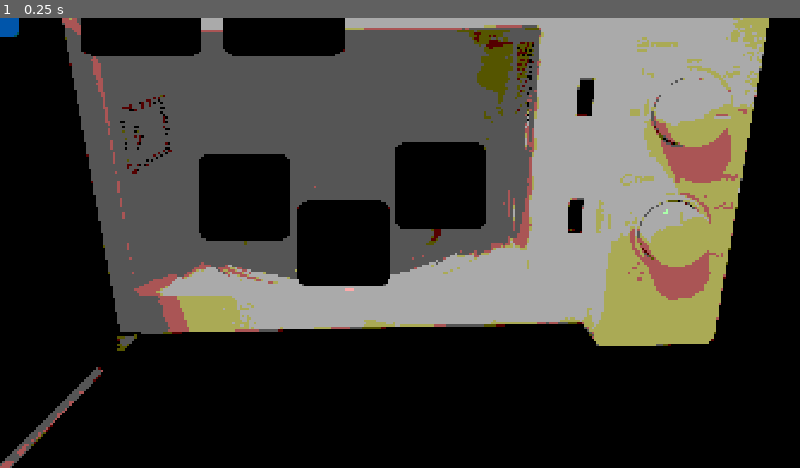
Above: before the commit, frame 1.
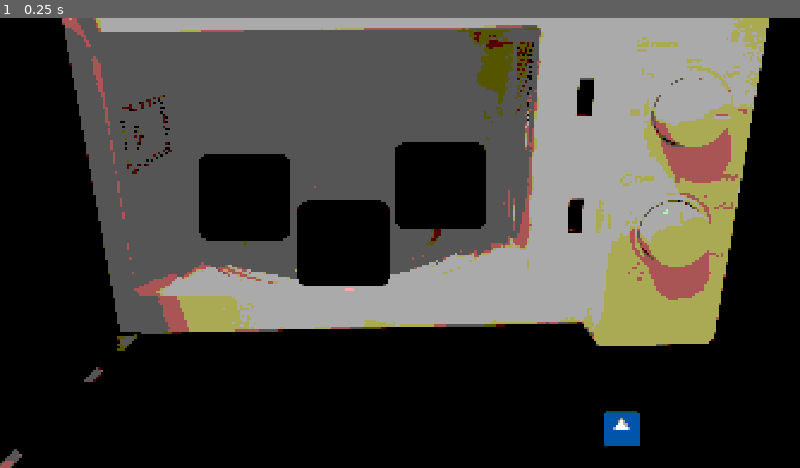
Above: after the commit, the same moment.

Repository: AnJ95/gmtk-2026
Game: Godot game, scene res://main/Main.tscn
Two runs of this game, one before a commit and one after it. Both use one fixed random seed, a clock stepped at 60 frames per second and the inputs below. This scene is started directly instead of the project's main scene. The engine's default icon, where the game draws it, is replaced by a stand-in: a white triangle on a blue panel in a dark square.
Inputs:
- Up to frame 1 (0.25 s): no input

The runs differ from the first frame. In frame 1, 3.2% of the frame differs, in the area x 0-80%, y 0-98%.

Commit message:
Add missing DragManager

Diff:
--- a/main/Main.tscn
+++ b/main/Main.tscn
@@ -1,10 +1,11 @@
-[gd_scene format=3 uid="uid://creea13bpnotj"]
+[gd_scene format=3 uid="uid://hp5bb5pnux7h"]
 
 [ext_resource type="PackedScene" uid="uid://b508p6bfv5gds" path="res://microwave/microwave.tscn" id="1_pjrb6"]
 [ext_resource type="PackedScene" uid="uid://coc74rqeklnof" path="res://shelf/shelf.tscn" id="2_xwkvk"]
 [ext_resource type="PackedScene" uid="uid://u6krxpnho2mc" path="res://timer/timer.tscn" id="3_xwkvk"]
 [ext_resource type="PackedScene" uid="uid://c46yx6w6qiej" path="res://item/item.tscn" id="4_c651c"]
 [ext_resource type="Shader" uid="uid://dsvlbrk5o15sf" path="res://post_processing.gdshader" id="5_tv7ag"]
+[ext_resource type="Script" uid="uid://betvtnl70cnxq" path="res://drag-and-drop/DragManager.gd" id="6_qtrhv"]
 
 [sub_resource type="ShaderMaterial" id="ShaderMaterial_4mnyk"]
 shader = ExtResource("5_tv7ag")
@@ -15,10 +16,12 @@
 position = Vector2(912, 542)
 
 [node name="Shelf" parent="." unique_id=1827128195 instance=ExtResource("2_xwkvk")]
+position = Vector2(185, 962)
 
 [node name="Timer" parent="." unique_id=552243422 instance=ExtResource("3_xwkvk")]
 
 [node name="Item" parent="." unique_id=1260310773 instance=ExtResource("4_c651c")]
+position = Vector2(1493, 985)
 
 [node name="post_processing" type="CanvasLayer" parent="." unique_id=1592704776]
 follow_viewport_enabled = true
@@ -30,3 +33,7 @@
 anchor_bottom = 1.0
 grow_horizontal = 2
 grow_vertical = 2
+mouse_filter = 2
+
+[node name="DragManager" type="Node2D" parent="." unique_id=1821741519]
+script = ExtResource("6_qtrhv")
